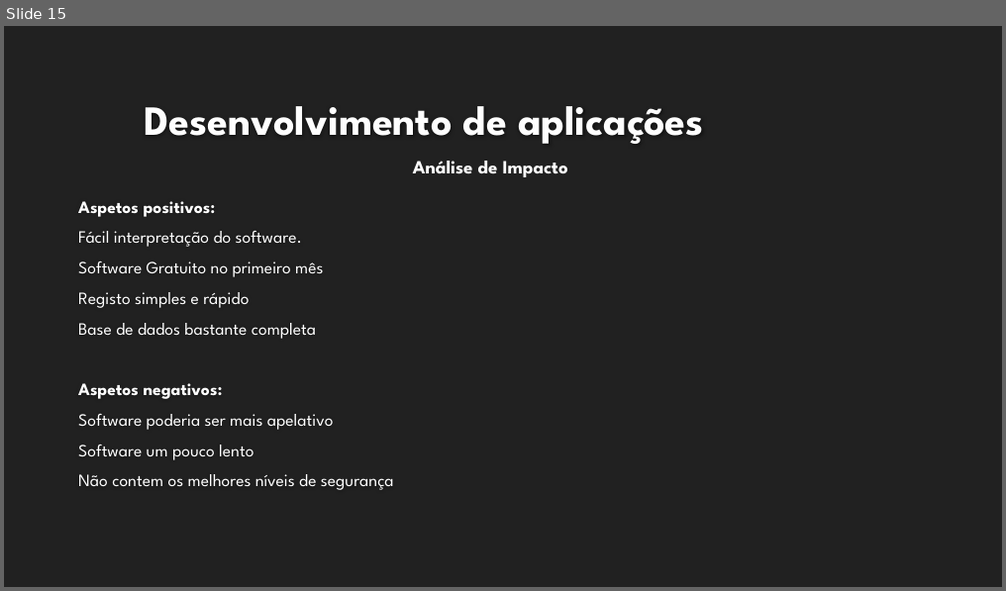
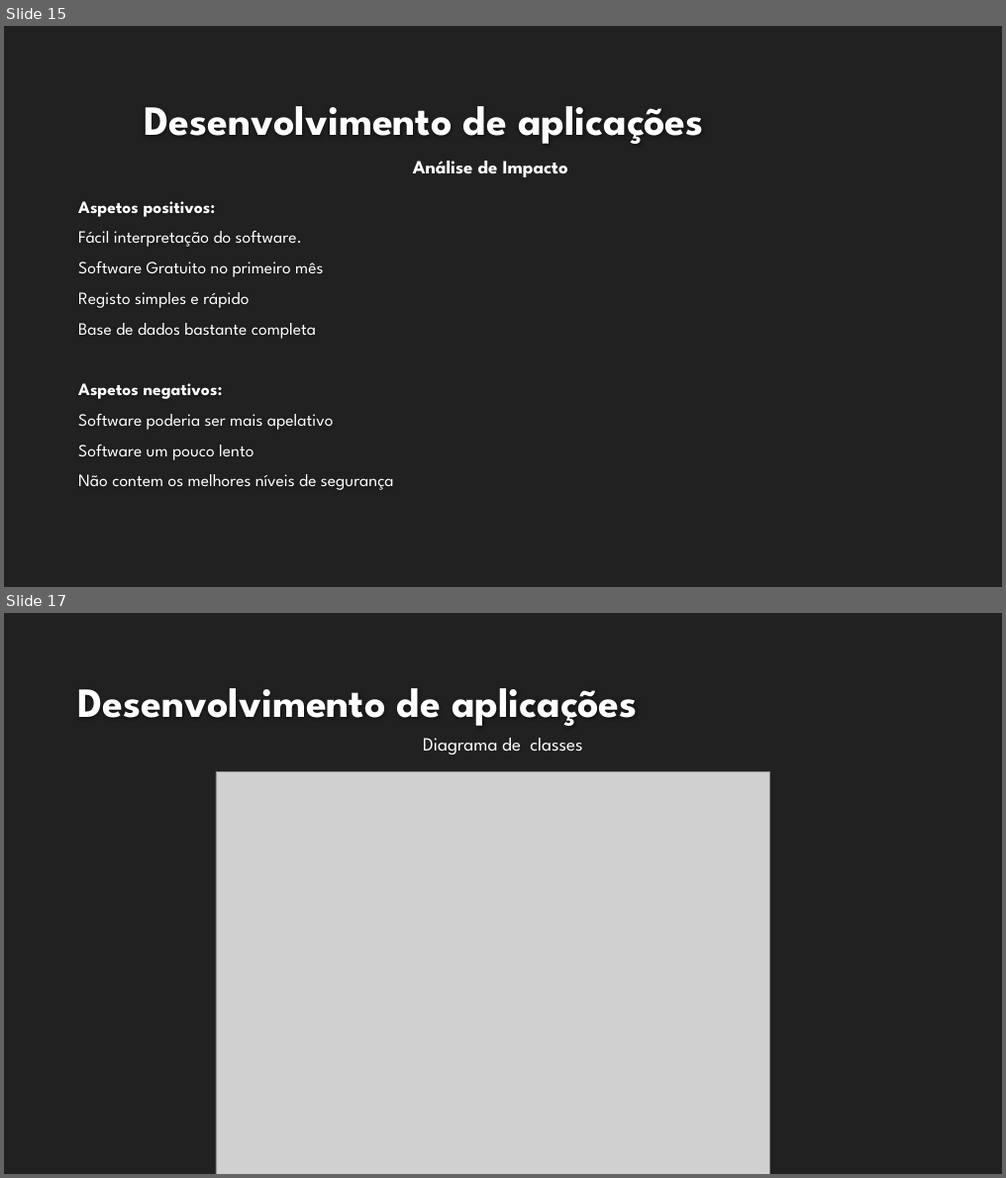
Before and after one commit to 2180687/PHP-Shut-the-box-2020, a slide deck: doc/Projeto de Metodologias de Desenvolvimento de software.pptx. Shown one above the other, each under a label of ours: slide 15 before the commit, slides 15 and 17 after it; the slides between them are not shown. The pictures are 1006x591 and 1006x1178 pixels, drawn with LibreOffice and Linux fonts; fonts in the diff are those of the drawing; grey boxes stand for pictures; background and template pictures are left out. Boxes give left, top, right and bottom in pixels: in the first picture for what was removed or moved away, otherwise in the second. Text is boxed around its words. In the diff, an @@ line names an element or a change of style, - is before the commit and + after.

```diff
--- a/doc/Projeto de Metodologias de Desenvolvimento de software.pptx
+++ b/doc/Projeto de Metodologias de Desenvolvimento de software.pptx
@@ slide 17 added at [4, 613, 1002, 1174], background #212121 @@
@@ title added at [78, 688, 637, 726], 40 pt, text #FEFEFE, bold @@
+Desenvolvimento de aplicações
@@ text added at [423, 738, 582, 755], 18 pt, text #FFFFFF @@
+Diagrama de classes
@@ picture added at [216, 771, 770, 1174] @@
```
Also in this commit, not shown: 1 slide changed, 2 other slides added.
